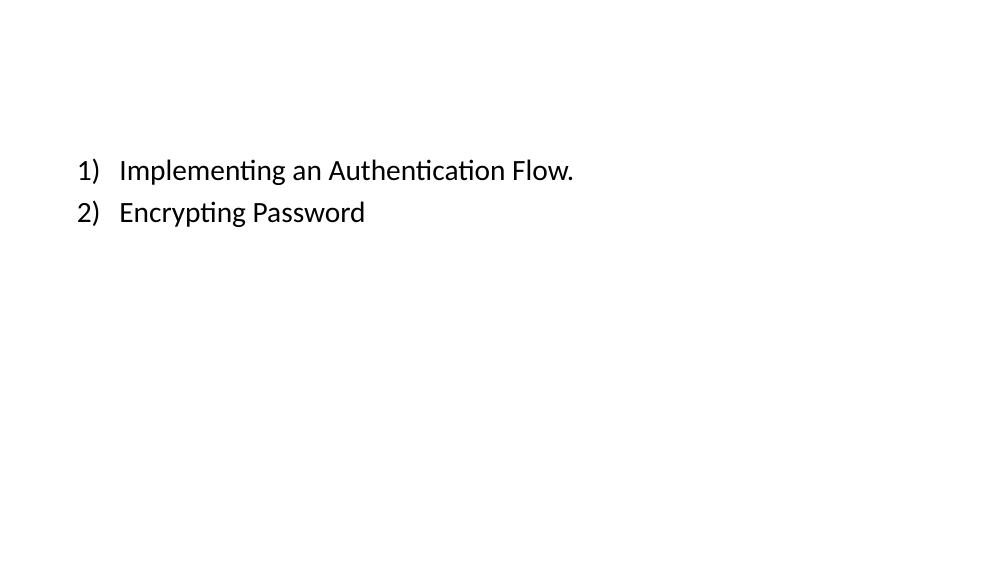
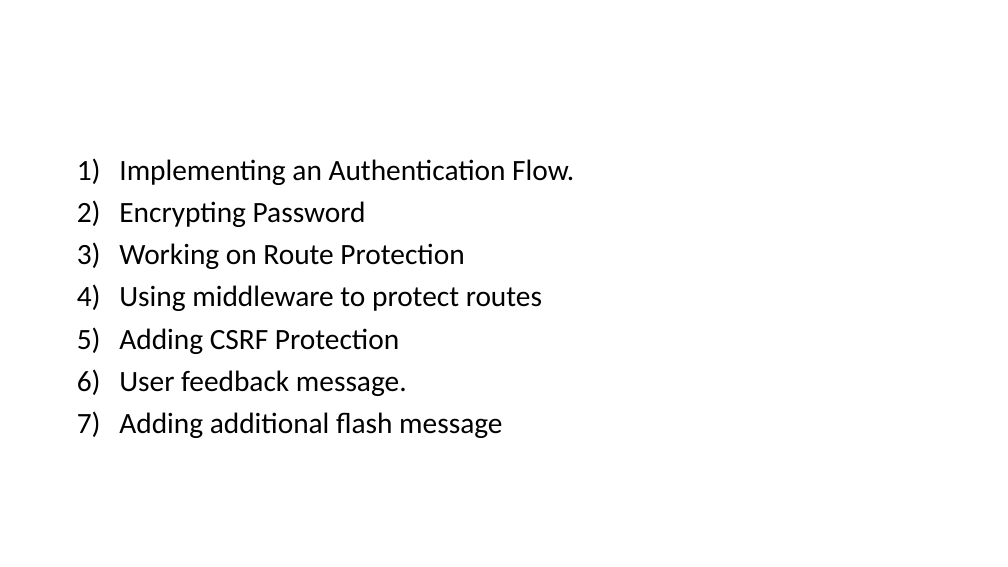
Before and after one commit to PiyushChaturvedii/batch03, a slide deck: slide 7 of Sessions & Cookies.pptx. Drawn at 1008x567 pixels with LibreOffice and Linux fonts; fonts in the diff are those of the drawing. Boxes give left, top, right and bottom in pixels: in the first picture for what was removed or moved away, otherwise in the second. Text is boxed around its words. In the diff, an @@ line names an element or a change of style, - is before the commit and + after.

```diff
--- a/Sessions & Cookies.pptx
+++ b/Sessions & Cookies.pptx
@@ text at (x1=119, y1=243, x2=542, y2=438): paragraphs added @@
+3) Working on Route Protection
+4) Using middleware to protect routes
+5) Adding CSRF Protection
+6) User feedback message.
+7) Adding additional flash message
```
Also in this commit, not shown: 3 slides added, 39 other files.
